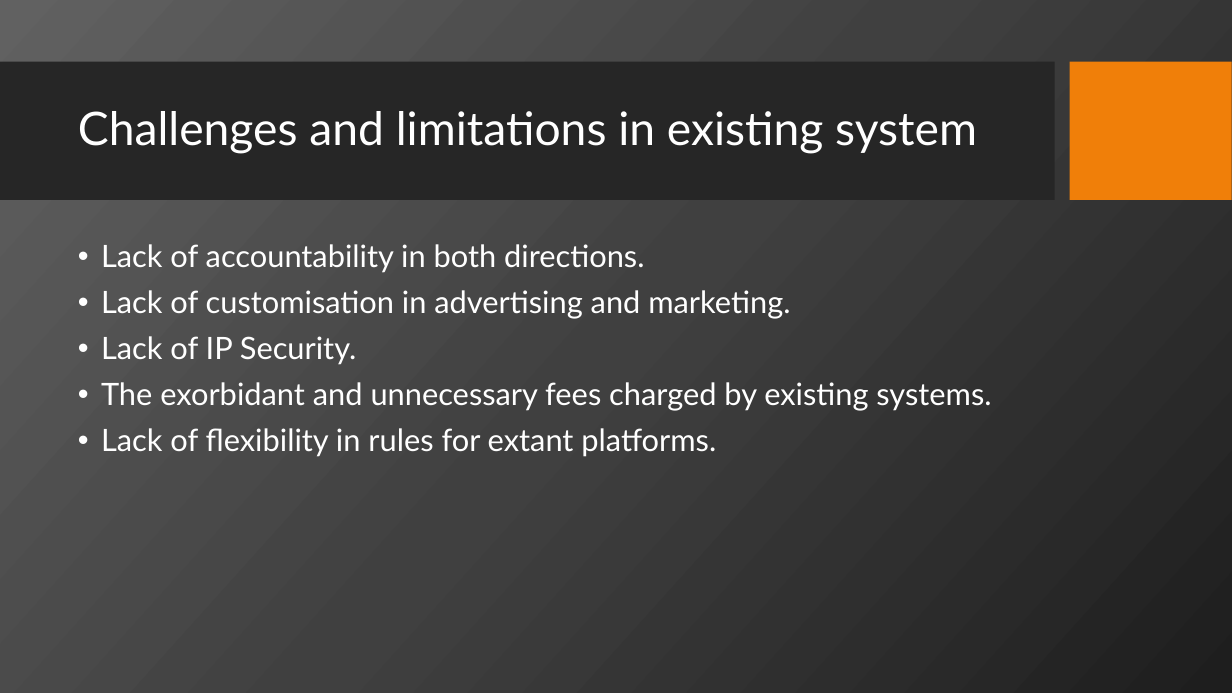
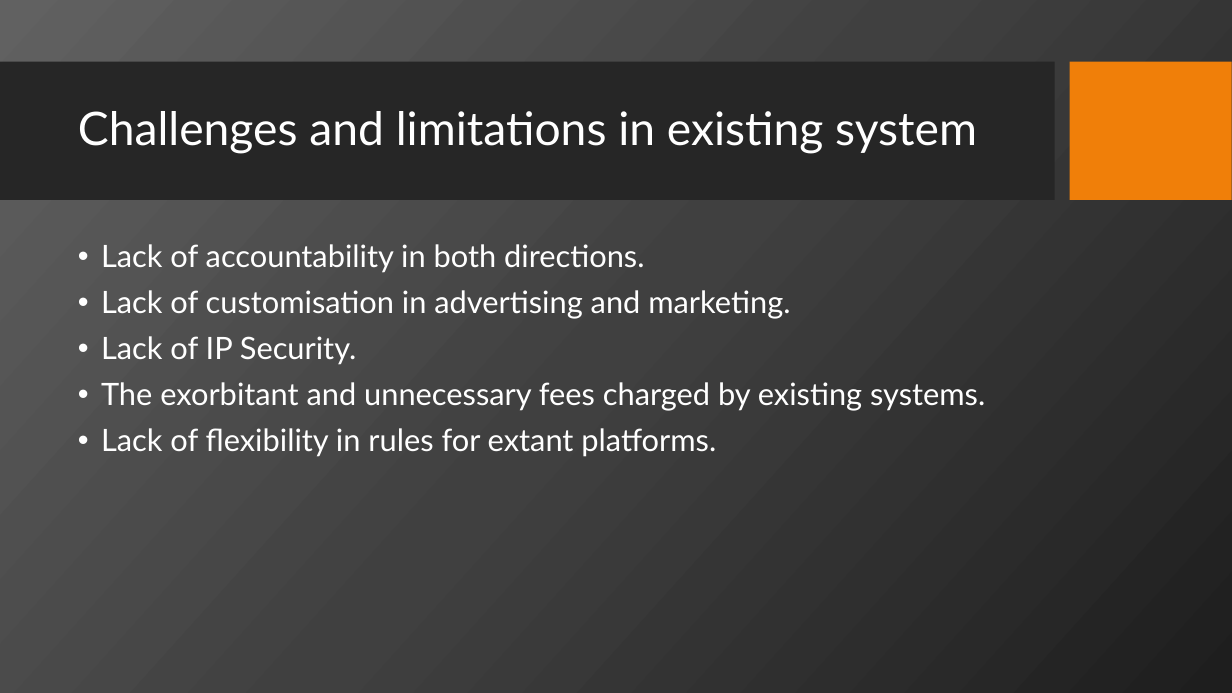
Before and after one commit to raghu-raj23/RajyaMudra, a slide deck: slide 5 of Major_Project_Review_1.pptx. Drawn at 1232x693 pixels with LibreOffice and Linux fonts; fonts in the diff are those of the drawing; background and template pictures are left out. Boxes give left, top, right and bottom in pixels: in the first picture for what was removed or moved away, otherwise in the second. Text is boxed around its words. In the diff, an @@ line names an element or a change of style, - is before the commit and + after.

```diff
--- a/Major_Project_Review_1.pptx
+++ b/Major_Project_Review_1.pptx
@@ text at box(101, 382, 985, 411): text changed @@
-• The exorbidant and unnecessary fees charged by existing systems.
+• The exorbitant and unnecessary fees charged by existing systems.
```
Also in this commit, not shown: 2 other slides changed.
